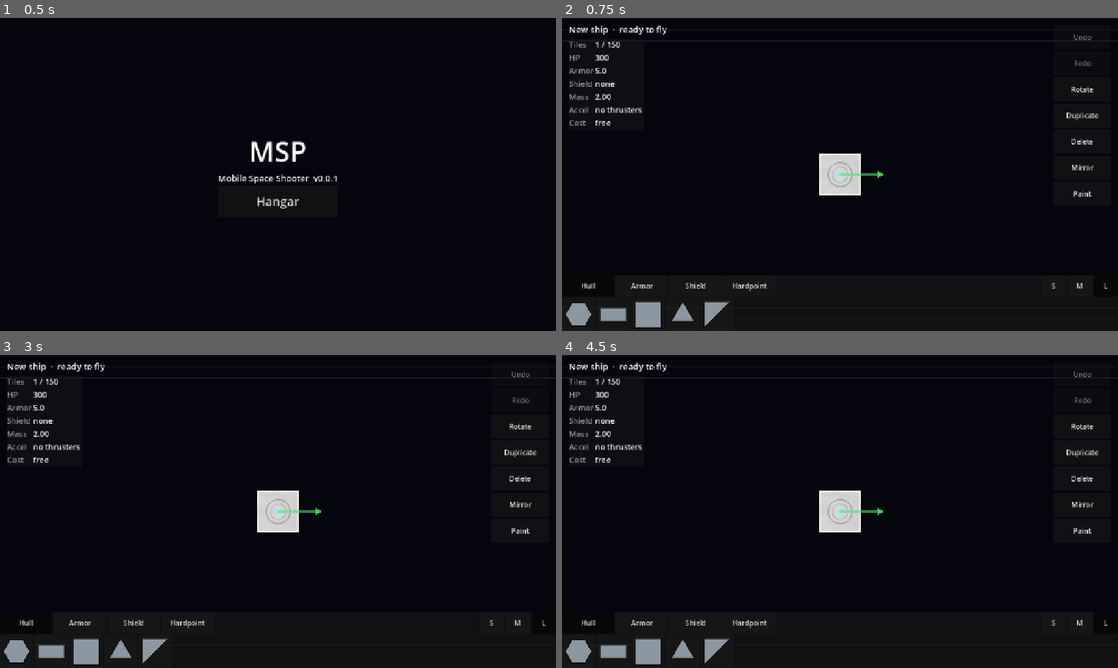
Above: before the commit, frames 1-4 (two rows, left to right).
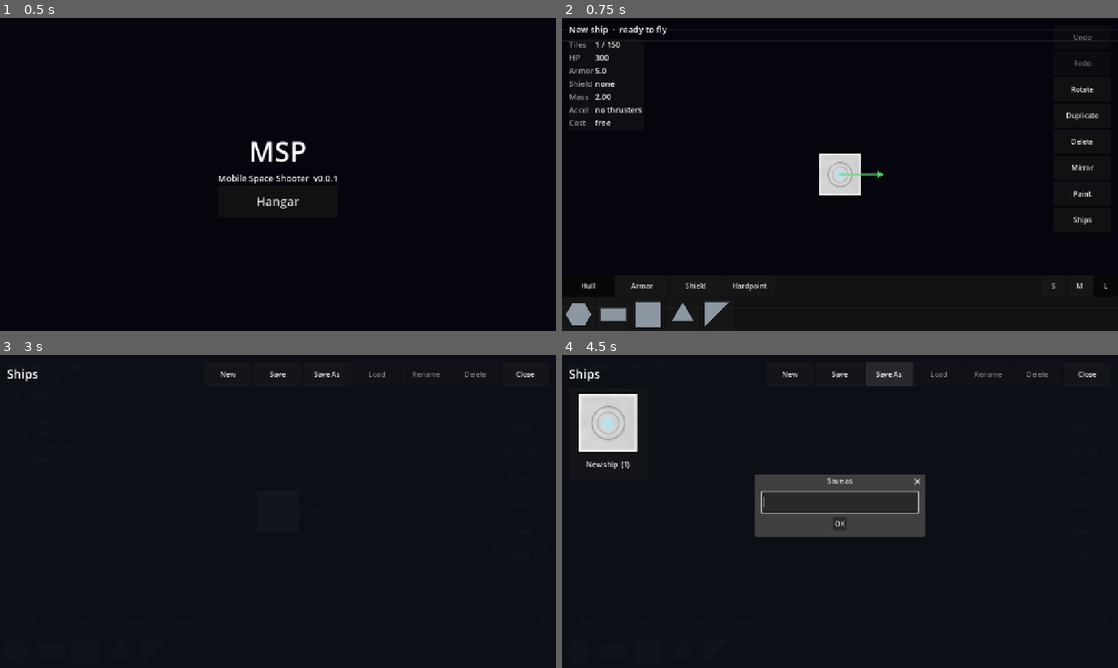
Above: after the commit, the same moments.

Repository: HermanRas/MobileSpaceShooter
Game: Godot game, scene res://scenes/boot/boot.tscn
The game is run twice, just before and just after one commit, with the same random seed, the same clock (stepped at 60 frames per second) and the same inputs.
Inputs (mouse positions are in pixels of both pictures, inside the frame that each line leads up to):
- Up to frame 1 (0.5 s): no input
- Up to frame 2 (0.75 s): click "Hangar" at 0.5 s
- Up to frame 3 (3 s): click "L" at 1.25 s; click "Rotate" at 2 s; click (522, 555) at 2.75 s, where only the run after the commit has a clickable "Ships"
- Up to frame 4 (4.5 s): click (840, 373) at 3.5 s, where only the run after the commit has a clickable "Save"; click (890, 373) at 4.25 s, where only the run after the commit has a clickable "Save As"

Frame 1 is identical in both runs. In frame 2, less than 0.1% of the frame differs, in the area x 92-96%, y 63-66%; in frame 3, 3.9%; in frame 4, 11%, in the area x 0-99%, y 2-99%.

Commit message:
Phase 2.6: ship library with thumbnails
- BlueprintLibrary: device-wide user://library/<id>.json with atomic
  writes; list (newest first), load, save, save as, rename, delete
- ThumbnailRenderer renders a ship once in a private SubViewport to
  <id>.png
- LibraryPanel (Ships button): thumbnail card grid with New, Save,
  Save As, Load, Rename and Delete (confirmed)
- drive_hangar saves 10 ships, checks thumbnails contain the ship,
  reloads one exactly, renames and deletes; refresh timing now uses a
  median of five because single samples swung 2x

Co-Authored-By: Claude Opus 5.5 <noreply@anthropic.com>

Diff:
--- a/game/dev_preview/drive_hangar.gd
+++ b/game/dev_preview/drive_hangar.gd
@@ -36,6 +36,7 @@
 	await _step_move_selected()
 	await _step_paint()
 	await _step_stats_match_and_refresh_fast()
+	await _step_library()
 	await _step_pinch_zooms()
 	await _step_one_finger_pans()
 
@@ -138,14 +139,54 @@
 	bp.tiles[55].pos = Vector2(-5, -7)
 	_hangar.load_blueprint(bp)
 	await _frames(1)
-	_hangar.editor.paint_all(Color.WHITE)
-	var ms: float = _hangar.last_refresh_usec / 1000.0
-	print("drive_hangar: 150-tile refresh took %.1f ms on this machine" % ms)
-	_check(ms < 16.7, "a 150-tile refresh fits in one 60 fps frame here (%.1f ms)" % ms)
-	_hangar.editor.undo()
+	# One wall-clock sample in a shared container swings 2x (8.8 vs 17.1 ms on the same code),
+	# so take the median of five edits.
+	var samples: Array[float] = []
+	for i in 5:
+		_hangar.editor.paint_all(Color.from_hsv(i / 5.0, 0.5, 0.9))
+		samples.append(_hangar.last_refresh_usec / 1000.0)
+		await _frames(1)
+	samples.sort()
+	var ms := samples[2]
+	print("drive_hangar: 150-tile refresh median %.1f ms (min %.1f, max %.1f) on this machine"
+			% [ms, samples[0], samples[4]])
+	_check(ms < 16.7, "a 150-tile refresh fits in one 60 fps frame here (median %.1f ms)" % ms)
+	for i in 5:
+		_hangar.editor.undo()
 	var errors: PackedStringArray = []
 	_hangar.load_blueprint(Blueprint.from_dict(Data.json_dir("blueprints")["starter"], errors))
 	await _frames(1)
+
+
+func _step_library() -> void:
+	var library: BlueprintLibrary = _hangar._library
+	for entry in library.list():
+		library.delete(entry["id"])
+	var saved_error: Error = await _hangar.save_current()
+	var first_id: String = _hangar.editor.blueprint.id
+	_check(saved_error == OK and library.has(first_id), "Save writes the ship to the library")
+	_check(FileAccess.file_exists(library.thumbnail_path(first_id)), "Save renders a thumbnail")
+	var thumb := Image.load_from_file(library.thumbnail_path(first_id))
+	_check(thumb != null and thumb.get_used_rect().size.x > 100, "the thumbnail has the ship in it")
+	var expected := JSON.stringify(_hangar.editor.blueprint.to_dict())
+
+	for i in 9:
+		_hangar.editor.paint_all(Color.from_hsv(i / 9.0, 0.7, 0.9))
+		await _hangar.save_as("Test ship %d" % (i + 1))
+	_check(library.list().size() == 10, "10 ships saved (%d)" % library.list().size())
+
+	_hangar.load_from_library(first_id)
+	_check(JSON.stringify(_hangar.editor.blueprint.to_dict()) == expected, "loading gives back exactly what was saved")
+	library.rename(first_id, "Renamed")
+	_check(library.list().any(func(e: Dictionary) -> bool: return e["name"] == "Renamed"), "rename shows in the list")
+	library.delete(library.list()[0]["id"])
+	_check(library.list().size() == 9, "delete removes one")
+
+	_hangar._open_library(true)
+	await _frames(4)
+	get_viewport().get_texture().get_image().save_png(
+			ProjectSettings.globalize_path("res://dev_preview/out/drive_hangar_library.png"))
+	_hangar._open_library(false)
 
 
 func _step_pinch_zooms() -> void:
--- /dev/null
+++ b/game/src/ship/blueprint_library.gd
@@ -0,0 +1,96 @@
+class_name BlueprintLibrary
+extends RefCounted
+## The device-wide ship library (D6, Phase 2.6): `user://library/<id>.json`, with a thumbnail
+## beside each as `<id>.png`. Writes go through `Save`, so they're atomic with a `.bak`.
+
+const DIR := "user://library"
+
+var dir: String
+
+
+func _init(library_dir: String = DIR) -> void:
+	dir = library_dir
+
+
+## Every saved ship, newest first, as {"id", "name", "tiles", "modified"}.
+func list() -> Array[Dictionary]:
+	var out: Array[Dictionary] = []
+	if not DirAccess.dir_exists_absolute(dir):
+		return out
+	for file_name in DirAccess.get_files_at(dir):
+		if file_name.get_extension() != "json":
+			continue
+		var id := file_name.get_basename()
+		var data := Save.read_json(json_path(id))
+		if data.is_empty():
+			continue
+		out.append({
+			"id": id,
+			"name": str(data.get("name", id)),
+			"tiles": (data.get("tiles", []) as Array).size(),
+			"modified": FileAccess.get_modified_time(json_path(id)),
+		})
+	# File times have 1 s resolution, so ships saved together tie; break ties by name.
+	out.sort_custom(func(a: Dictionary, b: Dictionary) -> bool:
+		return a["modified"] > b["modified"] if a["modified"] != b["modified"] else a["name"] < b["name"])
+	return out
+
+
+func load_ship(id: String) -> Blueprint:
+	var errors: PackedStringArray = []
+	var bp := Blueprint.from_dict(Save.read_json(json_path(id)), errors)
+	if bp == null:
+		push_error("BlueprintLibrary: %s: %s" % [id, ", ".join(errors)])
+	return bp
+
+
+func save_ship(bp: Blueprint) -> Error:
+	if not is_valid_id(bp.id):
+		return ERR_INVALID_PARAMETER
+	return Save.write_json(json_path(bp.id), bp.to_dict())
+
+
+## Saves a copy under a new id and name; returns the copy.
+func save_as(bp: Blueprint, new_name: String) -> Blueprint:
+	var errors: PackedStringArray = []
+	var copy := Blueprint.from_dict(bp.to_dict(), errors)
+	copy.id = new_id()
+	copy.name = new_name
+	save_ship(copy)
+	return copy
+
+
+func rename(id: String, new_name: String) -> Error:
+	var bp := load_ship(id)
+	if bp == null:
+		return ERR_FILE_NOT_FOUND
+	bp.name = new_name
+	return save_ship(bp)
+
+
+func delete(id: String) -> void:
+	for path in [json_path(id), json_path(id) + Save.BAK_SUFFIX, json_path(id) + Save.TMP_SUFFIX, thumbnail_path(id)]:
+		if FileAccess.file_exists(path):
+			DirAccess.remove_absolute(path)
+
+
+func has(id: String) -> bool:
+	return FileAccess.file_exists(json_path(id))
+
+
+func json_path(id: String) -> String:
+	return dir.path_join(id + ".json")
+
+
+func thumbnail_path(id: String) -> String:
+	return dir.path_join(id + ".png")
+
+
+static func new_id() -> String:
+	return "ship_%d_%04d" % [Time.get_unix_time_from_system(), randi() % 10000]
+
+
+## Ids become file names, so only [a-z0-9_-] is allowed.
+static func is_valid_id(id: String) -> bool:
+	var regex := RegEx.create_from_string("^[a-z0-9_-]{1,64}$")
+	return regex.search(id) != null
--- /dev/null
+++ b/game/src/ship/thumbnail_renderer.gd
@@ -0,0 +1,40 @@
+class_name ThumbnailRenderer
+extends Node
+## Renders a ship to a PNG once, off screen, for the library's cards (Phase 2.6).
+##
+## Add it to the tree, then `await render(bp, placement, path)`. Each call renders one frame
+## of a private SubViewport, so it never shows on screen.
+
+const SIZE := 256
+const MARGIN := 0.88
+
+var _viewport := SubViewport.new()
+var _mesh := MeshInstance2D.new()
+
+
+func _ready() -> void:
+	_viewport.size = Vector2i(SIZE, SIZE)
+	_viewport.transparent_bg = true
+	_viewport.render_target_update_mode = SubViewport.UPDATE_DISABLED
+	_mesh.material = ShipMesh.make_material()
+	_viewport.add_child(_mesh)
+	add_child(_viewport)
+
+
+func render(bp: Blueprint, placement: Placement, path: String) -> Error:
+	if bp.tiles.is_empty():
+		return ERR_INVALID_DATA
+	var bounds := Rect2(placement.tile_polygon(bp.tiles[0])[0], Vector2.ZERO)
+	for tile in bp.tiles:
+		for p in placement.tile_polygon(tile):
+			bounds = bounds.expand(p)
+	var span := maxf(bounds.size.x, bounds.size.y) * ShipMesh.PX_PER_U
+	var fit := SIZE * MARGIN / maxf(span, 1.0)
+	_mesh.mesh = ShipMesh.build(bp.tiles, placement)
+	_mesh.scale = Vector2(fit, fit)
+	_mesh.position = Vector2(SIZE, SIZE) * 0.5 - bounds.get_center() * ShipMesh.PX_PER_U * fit
+	_viewport.render_target_update_mode = SubViewport.UPDATE_ONCE
+	await RenderingServer.frame_post_draw
+	var image := _viewport.get_texture().get_image()
+	DirAccess.make_dir_recursive_absolute(path.get_base_dir())
+	return image.save_png(path)
--- a/game/src/ui/hangar/hangar.gd
+++ b/game/src/ui/hangar/hangar.gd
@@ -24,6 +24,9 @@
 var _palette: HangarPalette
 var _paint: PaintPanel
 var _stats: StatsPanel
+var _library := BlueprintLibrary.new()
+var _library_panel: LibraryPanel
+var _thumbs: ThumbnailRenderer
 var _mirror_button: Button
 var _undo_button: Button
 var _redo_button: Button
@@ -68,6 +71,36 @@
 func load_blueprint(bp: Blueprint) -> void:
 	editor.load_blueprint(bp)
 	_select(-1)
+
+
+## Saves the ship being edited to the library, with a fresh thumbnail.
+func save_current() -> Error:
+	var error := _library.save_ship(editor.blueprint)
+	if error == OK:
+		error = await _thumbs.render(editor.blueprint, placement, _library.thumbnail_path(editor.blueprint.id))
+	_on_changed()
+	return error
+
+
+## Saves a copy under a new name and keeps editing the copy (undo history is kept).
+func save_as(new_name: String) -> void:
+	var copy := _library.save_as(editor.blueprint, new_name)
+	editor.blueprint.id = copy.id
+	editor.blueprint.name = copy.name
+	await _thumbs.render(editor.blueprint, placement, _library.thumbnail_path(copy.id))
+	_on_changed()
+
+
+func load_from_library(id: String) -> void:
+	var bp := _library.load_ship(id)
+	if bp != null:
+		load_blueprint(bp)
+
+
+func _open_library(open: bool) -> void:
+	_library_panel.visible = open
+	if open:
+		_library_panel.refresh()
 
 
 func on_back() -> void:
@@ -455,6 +488,28 @@
 	_stats.self_modulate = Color(1, 1, 1, 0.85)
 	root.add_child(_stats)
 
+	_tool_button(tools, "Ships", _open_library.bind(true))
+	_thumbs = ThumbnailRenderer.new()
+	add_child(_thumbs)
+	_library_panel = LibraryPanel.new()
+	_library_panel.library = _library
+	_library_panel.visible = false
+	_library_panel.closed.connect(_open_library.bind(false))
+	_library_panel.new_requested.connect(func() -> void:
+		editor.new_ship("New ship")
+		_select(-1)
+		_open_library(false))
+	_library_panel.save_requested.connect(func() -> void:
+		await save_current()
+		_library_panel.refresh())
+	_library_panel.save_as_requested.connect(func(new_name: String) -> void:
+		await save_as(new_name)
+		_library_panel.refresh())
+	_library_panel.load_requested.connect(func(id: String) -> void:
+		load_from_library(id)
+		_open_library(false))
+	root.add_child(_library_panel)
+
 
 func _tool_button(parent: Control, text: String, action: Callable) -> Button:
 	var button := Button.new()
--- /dev/null
+++ b/game/src/ui/hangar/library_panel.gd
@@ -0,0 +1,152 @@
+class_name LibraryPanel
+extends PanelContainer
+## The ship library screen (Phase 2.6): a grid of thumbnail cards, plus New, Save, Save As,
+## Load, Rename and Delete.
+##
+## The panel owns the dialogs; the hangar owns the ship being edited and does the actual
+## save and load, so this only emits what the player asked for.
+
+signal load_requested(id: String)
+signal new_requested
+signal save_requested
+signal save_as_requested(new_name: String)
+signal closed
+
+const CARD := Vector2(180, 210)
+
+var library: BlueprintLibrary
+
+var _grid := GridContainer.new()
+var _selected_id: String = ""
+var _load_button: Button
+var _rename_button: Button
+var _delete_button: Button
+var _name_dialog := AcceptDialog.new()
+var _name_edit := LineEdit.new()
+var _name_action: Callable
+var _confirm := ConfirmationDialog.new()
+
+
+func _ready() -> void:
+	# The offsets have to be reset too; anchors alone left the panel collapsed to its minimum.
+	set_anchors_and_offsets_preset(Control.PRESET_FULL_RECT)
+	var background := StyleBoxFlat.new()
+	background.bg_color = Color(0.05, 0.06, 0.09, 0.97)
+	background.set_content_margin_all(16)
+	add_theme_stylebox_override(&"panel", background)
+	var column := VBoxContainer.new()
+	add_child(column)
+
+	var bar := HBoxContainer.new()
+	column.add_child(bar)
+	var title := Label.new()
+	title.text = "Ships"
+	title.add_theme_font_size_override(&"font_size", 28)
+	bar.add_child(title)
+	var spacer := Control.new()
+	spacer.size_flags_horizontal = Control.SIZE_EXPAND_FILL
+	bar.add_child(spacer)
+	_button(bar, "New", func() -> void: new_requested.emit())
+	_button(bar, "Save", func() -> void: save_requested.emit())
+	_button(bar, "Save As", func() -> void: _ask_name("Save as", "", func(text: String) -> void: save_as_requested.emit(text)))
+	_load_button = _button(bar, "Load", func() -> void: load_requested.emit(_selected_id))
+	_rename_button = _button(bar, "Rename", _rename_selected)
+	_delete_button = _button(bar, "Delete", func() -> void:
+		_confirm.dialog_text = "Delete this ship? This can't be undone."
+		_confirm.popup_centered())
+	_button(bar, "Close", func() -> void: closed.emit())
+
+	var scroll := ScrollContainer.new()
+	scroll.size_flags_vertical = Control.SIZE_EXPAND_FILL
+	column.add_child(scroll)
+	_grid.columns = 7
+	scroll.add_child(_grid)
+
+	_name_edit.custom_minimum_size = Vector2(360, 48)
+	_name_dialog.add_child(_name_edit)
+	_name_dialog.register_text_enter(_name_edit)
+	_name_dialog.confirmed.connect(func() -> void:
+		var text := _name_edit.text.strip_edges()
+		if not text.is_empty():
+			_name_action.call(text))
+	add_child(_name_dialog)
+	_confirm.confirmed.connect(func() -> void:
+		library.delete(_selected_id)
+		_selected_id = ""
+		refresh())
+	add_child(_confirm)
+
+
+func refresh() -> void:
+	for child in _grid.get_children():
+		child.queue_free()
+	for entry in library.list():
+		_grid.add_child(_card(entry))
+	_update_buttons()
+
+
+func _card(entry: Dictionary) -> Control:
+	var card := Button.new()
+	card.custom_minimum_size = CARD
+	card.toggle_mode = true
+	card.button_pressed = entry["id"] == _selected_id
+	card.tooltip_text = entry["id"]
+	var column := VBoxContainer.new()
+	column.set_anchors_preset(Control.PRESET_FULL_RECT)
+	column.mouse_filter = Control.MOUSE_FILTER_IGNORE
+	card.add_child(column)
+	var picture := TextureRect.new()
+	picture.custom_minimum_size = Vector2(CARD.x, CARD.x - 20)
+	picture.expand_mode = TextureRect.EXPAND_IGNORE_SIZE
+	picture.stretch_mode = TextureRect.STRETCH_KEEP_ASPECT_CENTERED
+	picture.mouse_filter = Control.MOUSE_FILTER_IGNORE
+	var path := library.thumbnail_path(entry["id"])
+	if FileAccess.file_exists(path):
+		picture.texture = ImageTexture.create_from_image(Image.load_from_file(path))
+	column.add_child(picture)
+	var label := Label.new()
+	label.text = "%s  (%d)" % [entry["name"], entry["tiles"]]
+	label.horizontal_alignment = HORIZONTAL_ALIGNMENT_CENTER
+	label.text_overrun_behavior = TextServer.OVERRUN_TRIM_ELLIPSIS
+	label.mouse_filter = Control.MOUSE_FILTER_IGNORE
+	column.add_child(label)
+	card.pressed.connect(func() -> void:
+		_selected_id = entry["id"]
+		for other in _grid.get_children():
+			(other as Button).button_pressed = other == card
+		_update_buttons())
+	return card
+
+
+func _rename_selected() -> void:
+	var bp := library.load_ship(_selected_id)
+	if bp == null:
+		return
+	_ask_name("Rename", bp.name, func(text: String) -> void:
+		library.rename(_selected_id, text)
+		refresh())
+
+
+func _ask_name(title: String, current: String, action: Callable) -> void:
+	_name_dialog.title = title
+	_name_edit.text = current
+	_name_action = action
+	_name_dialog.popup_centered()
+	_name_edit.grab_focus()
+	_name_edit.select_all()
+
+
+func _update_buttons() -> void:
+	var has := not _selected_id.is_empty() and library.has(_selected_id)
+	_load_button.disabled = not has
+	_rename_button.disabled = not has
+	_delete_button.disabled = not has
+
+
+func _button(parent: Control, text: String, action: Callable) -> Button:
+	var button := Button.new()
+	button.text = text
+	button.custom_minimum_size = Vector2(110, 56)
+	button.pressed.connect(action)
+	parent.add_child(button)
+	return button
Not shown, added: game/src/ship/blueprint_library.gd.uid
Not shown, added: game/src/ship/thumbnail_renderer.gd.uid
Not shown, added: game/src/ui/hangar/library_panel.gd.uid
Not shown, changed: Docs/PLAN.md
